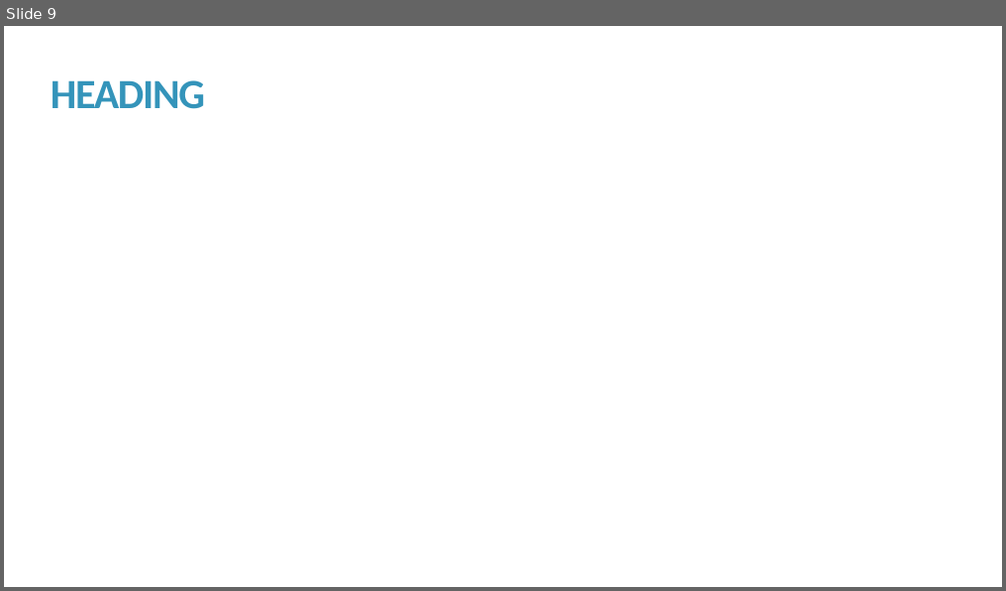
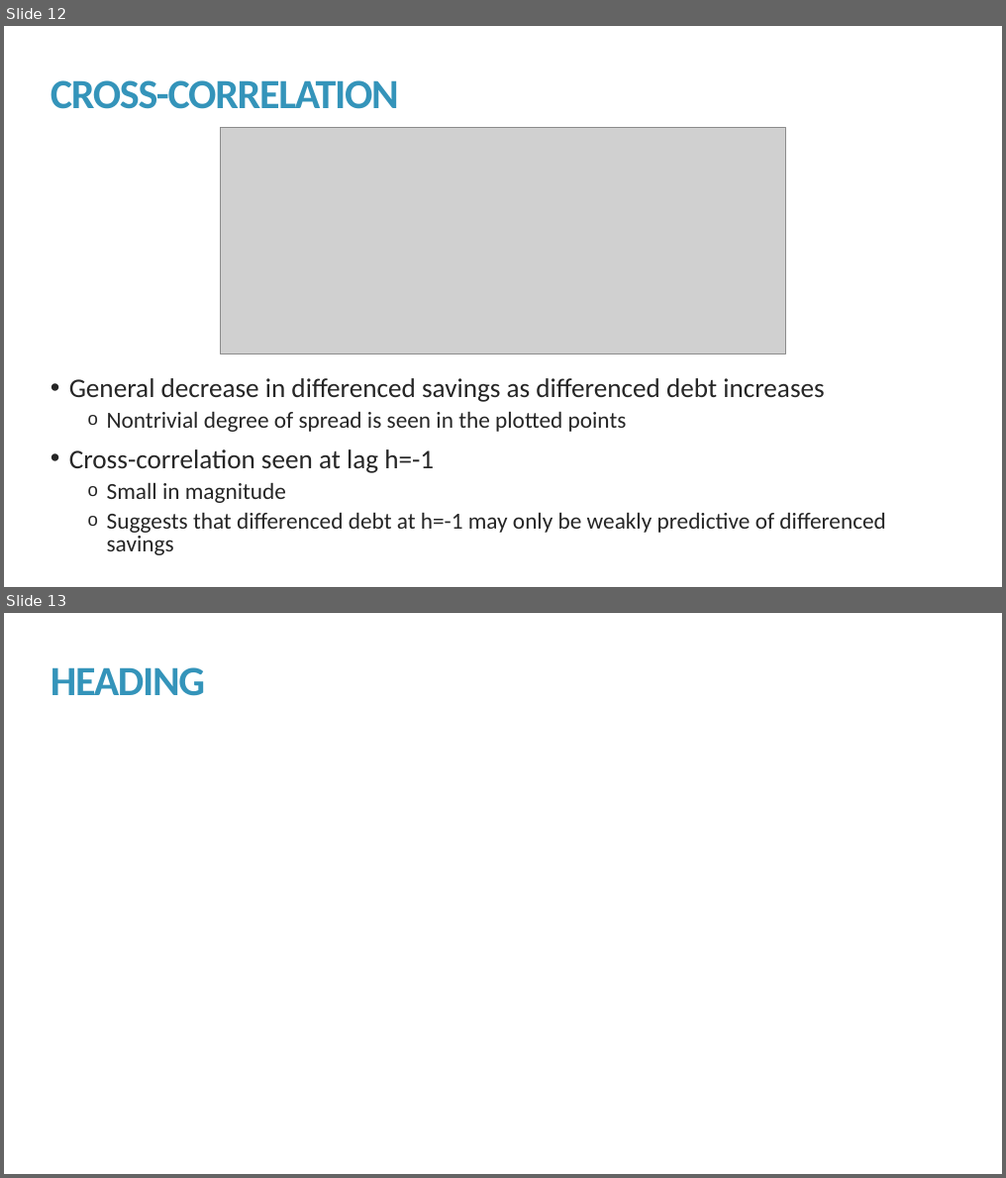
Before and after one commit to kmprioliPROF/MAT_8444_Final_Project, a slide deck: Prioli_Final_Proj.pptx. Shown one above the other, each under a label of ours: slide 9 before the commit, slides 12 and 13 after it. The pictures are 1006x591 and 1006x1178 pixels, drawn with LibreOffice and Linux fonts; fonts in the diff are those of the drawing; grey boxes stand for pictures. Boxes give left, top, right and bottom in pixels: in the first picture for what was removed or moved away, otherwise in the second. Text is boxed around its words. In the diff, an @@ line names an element or a change of style, - is before the commit and + after.

```diff
--- a/Prioli_Final_Proj.pptx
+++ b/Prioli_Final_Proj.pptx
@@ slide 12 added at (4, 26, 1002, 587), background #FFFFFF @@
@@ title added at (51, 80, 399, 109), 40 pt, text #3494BA, bold @@
+CROSS-CORRELATION
@@ picture added at (220, 128, 785, 355) @@
@@ text added at (69, 378, 885, 556), 22.2 pt, text #262626 @@
+• General decrease in differenced savings as differenced debt increases
+  o Nontrivial degree of spread is seen in the plotted points
+• Cross-correlation seen at lag h=-1
+  o Small in magnitude
+  o Suggests that differenced debt at h=-1 may only be weakly predictive of differenced savings
@@ what was slide 9 is now slide 13 @@
```
Also in this commit, not shown: 4 slides changed, 4 other slides added, 2 slides removed, 1 other file.
